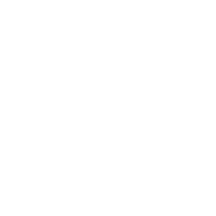
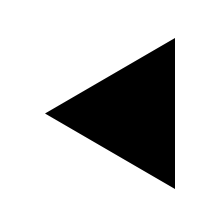
The second w=216, h=216 image is a revision of the first. Changes to its layers:
added layer "right" above "left" over [45, 38, 175, 189]
